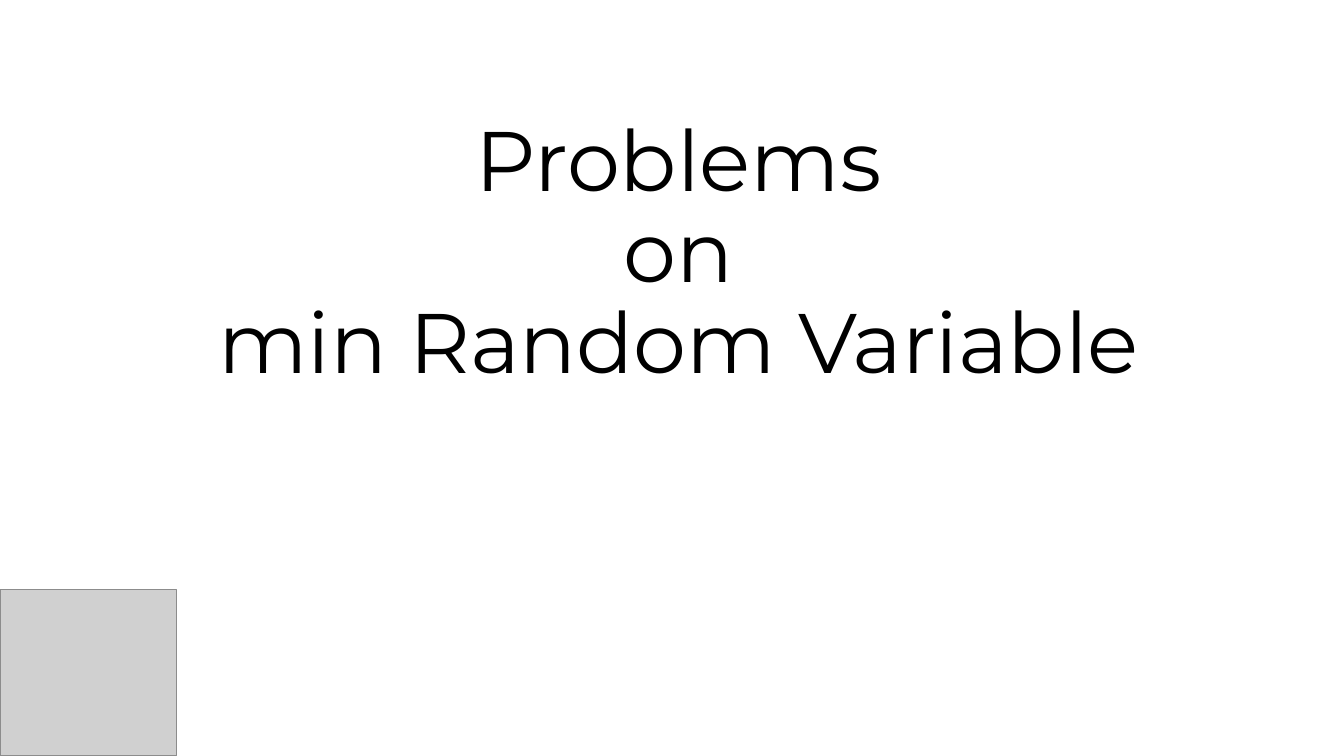
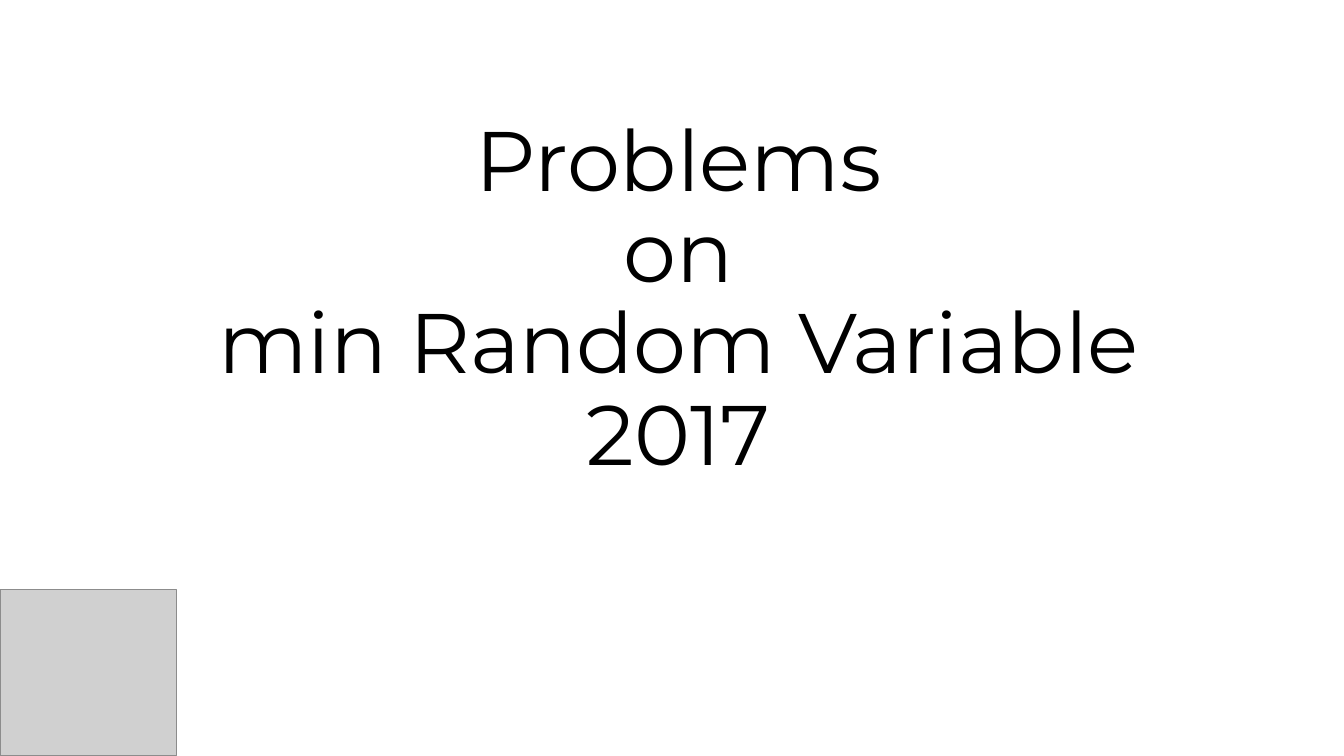
Before and after one commit to jinmang2/probability, a slide deck: slide 1 of 최소확률변수 임용고시 2017.pptx. Drawn at 1344x756 pixels with LibreOffice and Linux fonts; fonts in the diff are those of the drawing; grey boxes stand for pictures. Boxes give left, top, right and bottom in pixels: in the first picture for what was removed or moved away, otherwise in the second. Text is boxed around its words. In the diff, an @@ line names an element or a change of style, - is before the commit and + after.

```diff
--- a/최소확률변수 임용고시 2017.pptx
+++ b/최소확률변수 임용고시 2017.pptx
@@ title at [218, 128, 1138, 466]: text changed @@
-Problems
-on
-min Random Variable
+Problems
+on
+min Random Variable
+2017
```
Also in this commit, not shown: 7 slides added, 1 slide removed.
